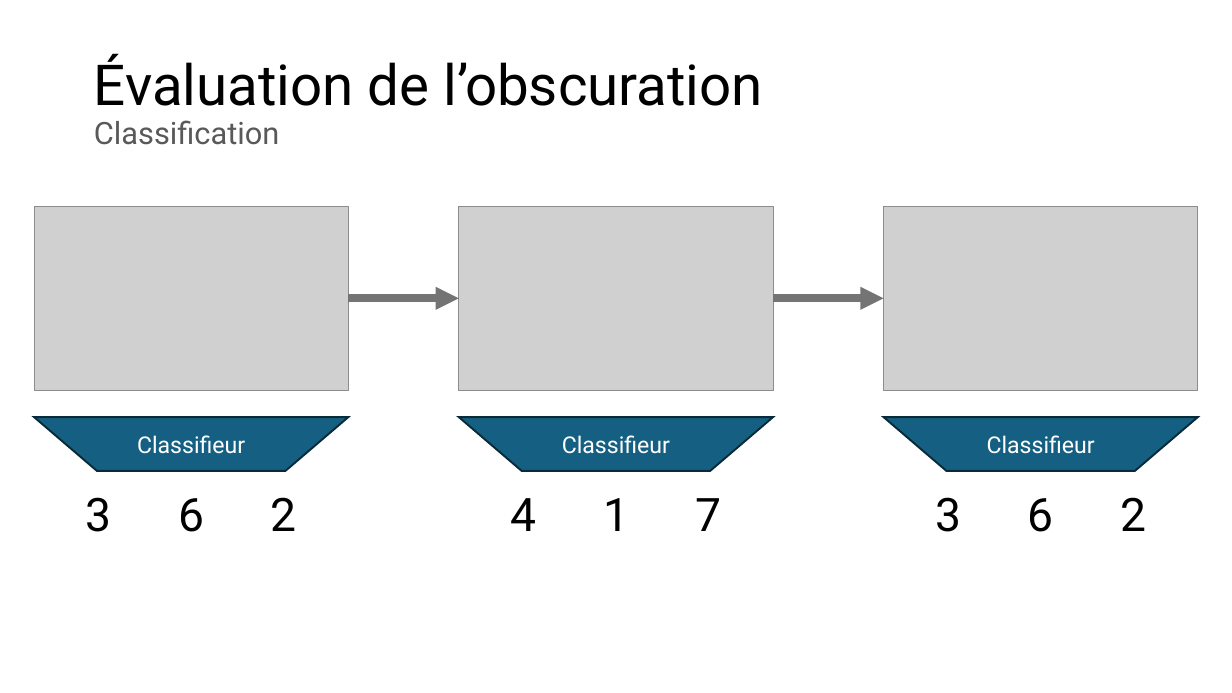
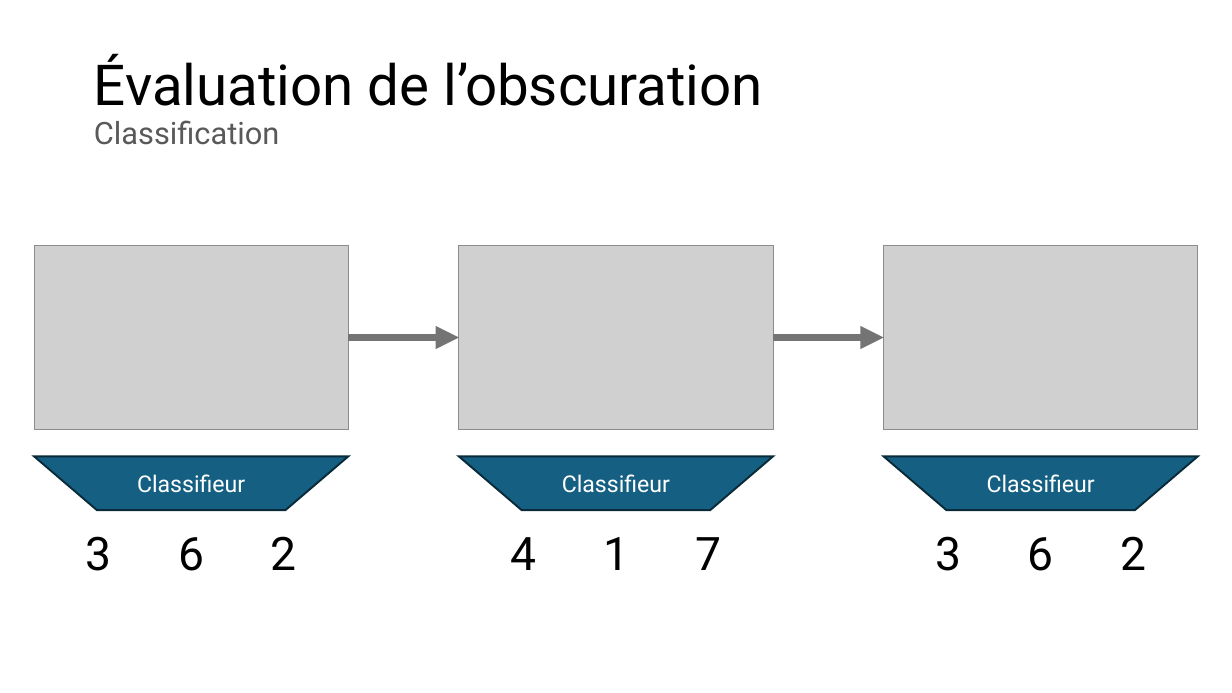
Before and after one commit to owilo/Stage, a slide deck: slide 10 of Documents/Slides/Obscuration de contenu numérique dans une image.pptx. Drawn at 1232x693 pixels with LibreOffice and Linux fonts; fonts in the diff are those of the drawing; grey boxes stand for pictures. Boxes give left, top, right and bottom in pixels: in the first picture for what was removed or moved away, otherwise in the second. Text is boxed around its words. In the diff, an @@ line names an element or a change of style, - is before the commit and + after.

```diff
--- a/Documents/Slides/Obscuration de contenu numérique dans une image.pptx
+++ b/Documents/Slides/Obscuration de contenu numérique dans une image.pptx
@@ 3 pictures, 3 texts, 3 flow chart manual operations, 2 arrows moved together from (x1=34, y1=206, x2=1198, y2=532) to (x1=34, y1=246, x2=1198, y2=571) @@
```
Also in this commit, not shown: 19 other slides changed, 3 slides added, 1 slide removed.
